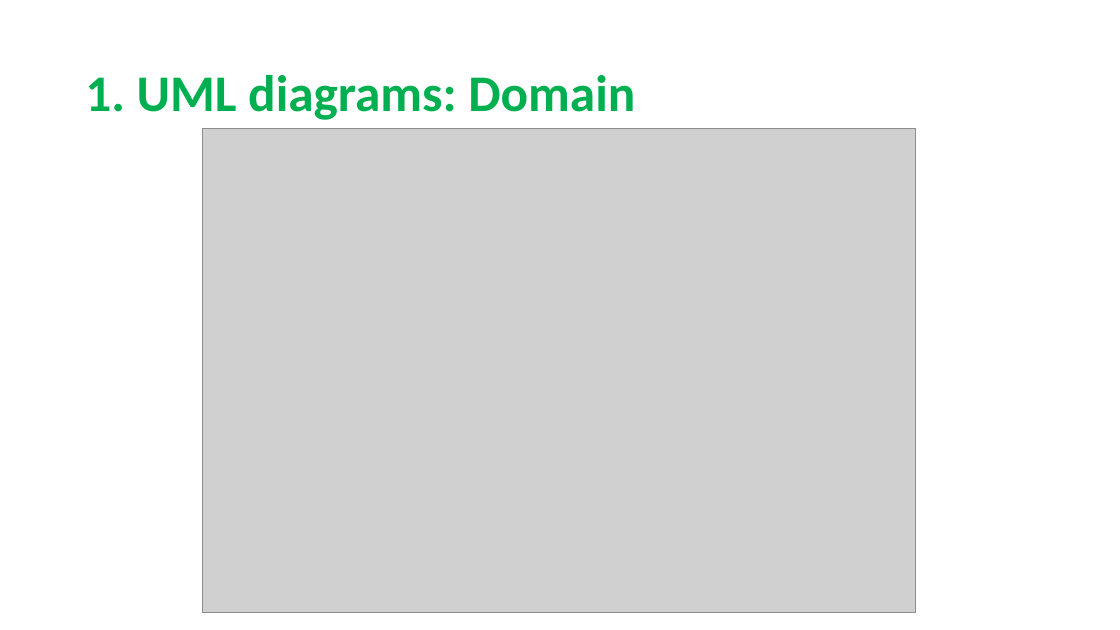
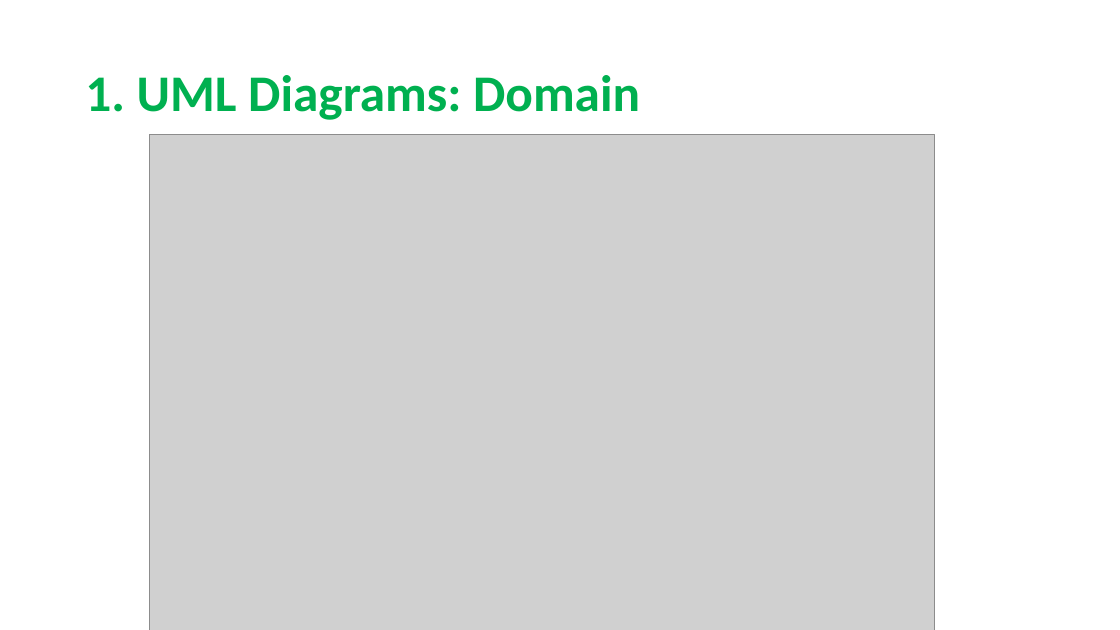
Before and after one commit to sarahmele/ch.bfh.btx8081.w2015.green, a slide deck: slide 4 of doc/task07/unterlagen_task7/Task7.pptx. Drawn at 1120x630 pixels with LibreOffice and Linux fonts; fonts in the diff are those of the drawing; grey boxes stand for pictures. Boxes give left, top, right and bottom in pixels: in the first picture for what was removed or moved away, otherwise in the second. Text is boxed around its words. In the diff, an @@ line names an element or a change of style, - is before the commit and + after.

```diff
--- a/doc/task07/unterlagen_task7/Task7.pptx
+++ b/doc/task07/unterlagen_task7/Task7.pptx
@@ title at box(85, 75, 640, 120): text changed @@
-1. UML diagrams: Domain
+1. UML Diagrams: Domain
@@ picture: place and size @@
-picture at box(202, 129, 916, 613)
+picture at box(149, 134, 934, 630)
```
Also in this commit, not shown: 6 other slides changed, 2 slides added, 1 slide removed, 4 other files.
